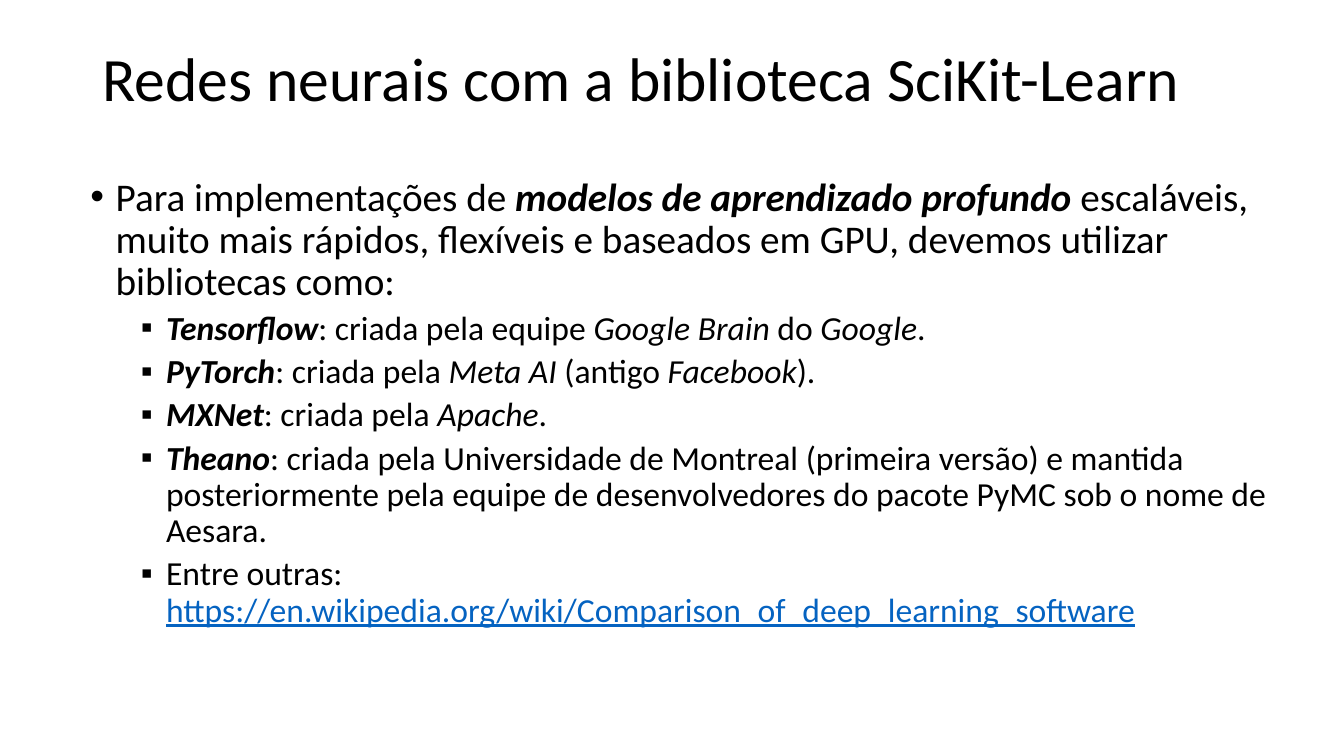
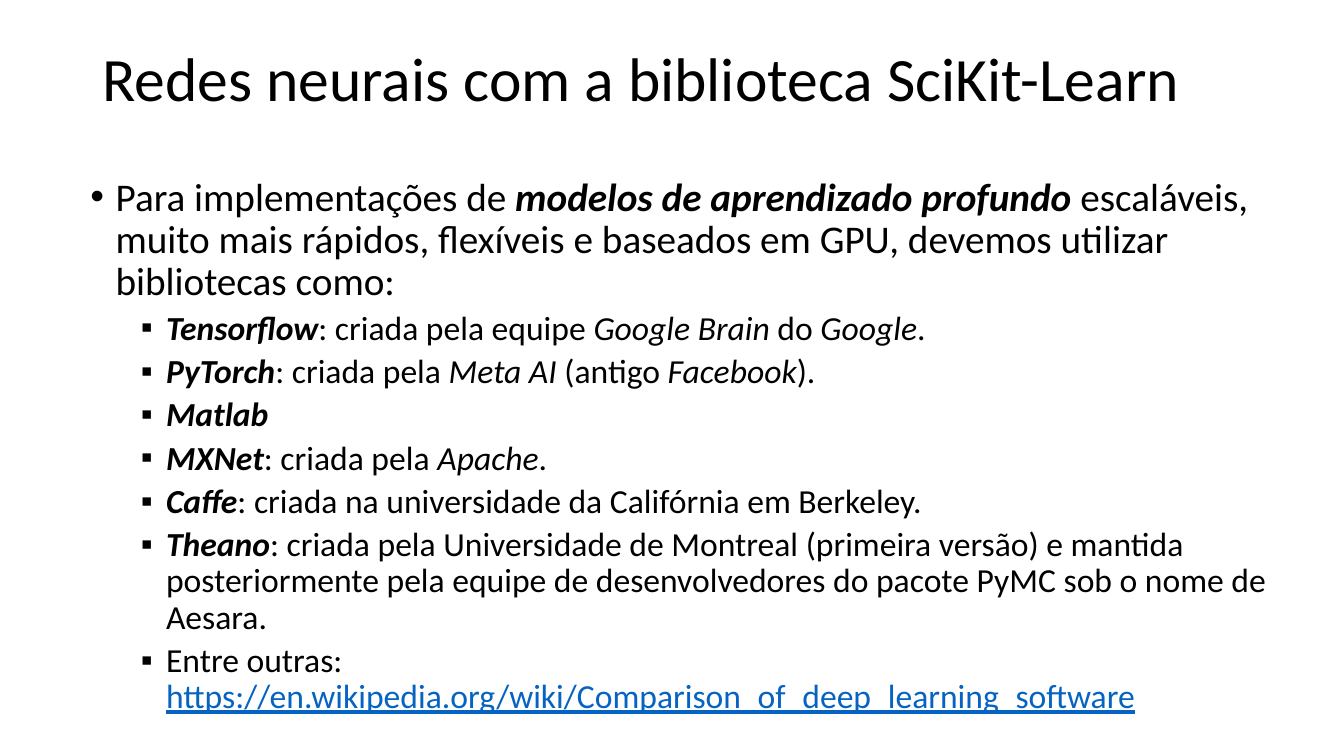
Before and after one commit to zz4fap/t320_aprendizado_de_maquina, a slide deck: slide 20 of slides/T320_Redes_Neurais_Artificiais (Parte IV).pptx. Drawn at 1344x756 pixels with LibreOffice and Linux fonts; fonts in the diff are those of the drawing. Boxes give left, top, right and bottom in pixels: in the first picture for what was removed or moved away, otherwise in the second. Text is boxed around its words. In the diff, an @@ line names an element or a change of style, - is before the commit and + after.

```diff
--- a/slides/T320_Redes_Neurais_Artificiais (Parte IV).pptx
+++ b/slides/T320_Redes_Neurais_Artificiais (Parte IV).pptx
@@ text at [166, 402, 268, 427]: paragraph added @@
+  ▪ Matlab
@@ text at [166, 489, 921, 519]: paragraph added @@
+  ▪ Caffe: criada na universidade da Califórnia em Berkeley.
```
Also in this commit, not shown: 6 other slides changed, 1 other file.
